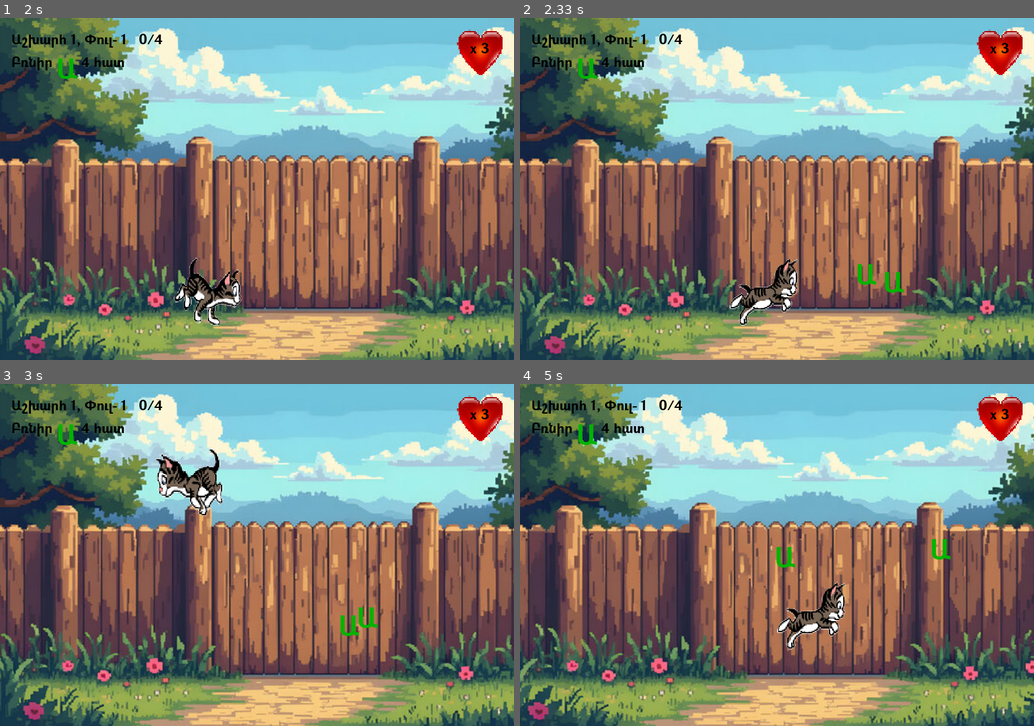
Above: before the commit, frames 1-4 (two rows, left to right).
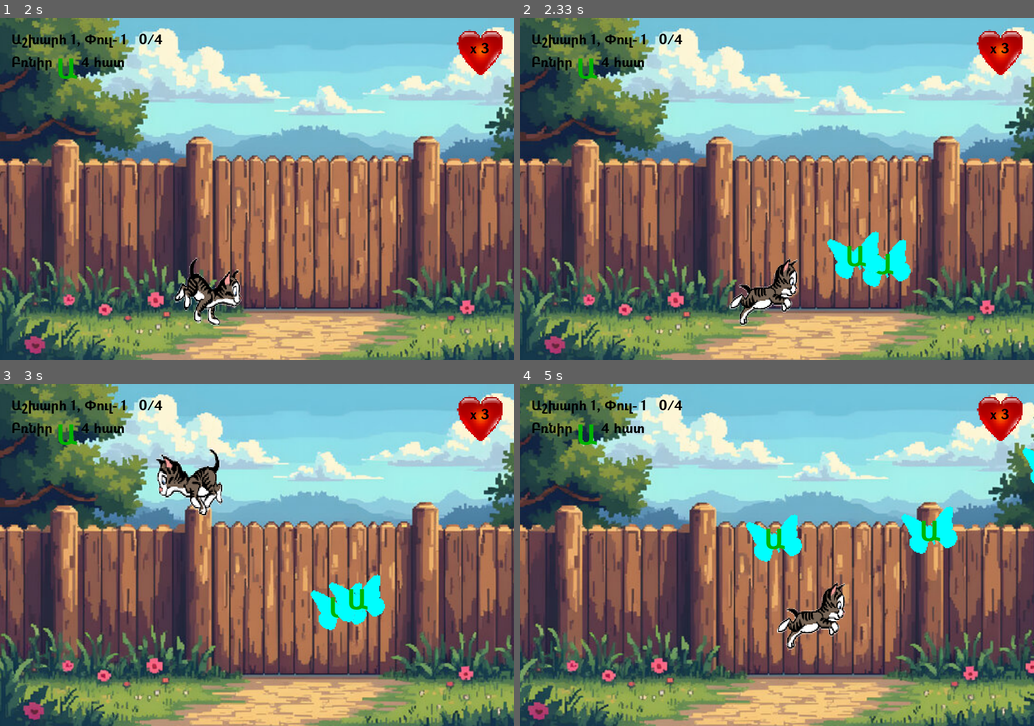
Above: after the commit, the same moments.

Repository: lilitstepanyan19/igra
Game: pygame game, started from igra_pygame/main.py
The game is run twice, just before and just after one commit, with the same random seed, the same clock (stepped at 60 frames per second) and the same inputs.
Inputs (mouse positions are in pixels of both pictures, inside the frame that each line leads up to):
- Up to frame 1 (2 s): hold Right 0.33-0.8 s; move the mouse to (236, 202) at 0.37 s; hold Left 0.83-1.3 s; move the mouse to (133, 192) at 0.87 s; click (97, 137) at 1.38 s; click (334, 69) at 1.72 s
- Up to frame 2 (2.33 s): click (838, 219) at 2.05 s
- Up to frame 3 (3 s): tap Space at 2.33 s; click "Բռնիր" at 2.72 s
- Up to frame 4 (5 s): tap Space at 3, 3.67, 4.07, 4.37, 4.63, 4.93 s; click (782, 589) at 3.38 s; hold Left 4-4.53 s; click (761, 496) at 4.08 s; hold Left 4.57-4.97 s; click (972, 684) at 4.65 s

Frame 1 is identical in both runs. In frame 2, 1.5% of the frame differs, in the area x 59-76%, y 62-81%; in frame 3, 1.5%; in frame 4, 1.9%, in the area x 44-100%, y 18-54%.

Commit message:
butterfly

Diff:
--- a/igra_pygame/letter.py
+++ b/igra_pygame/letter.py
@@ -6,12 +6,14 @@
 LETTER_MAX_SPEED = 2.0
 
 class Letter:
-    def __init__(self, char, x, y, vx, vy):
+
+    def __init__(self, char, x, y, vx, vy, bg_img=None):
         self.char = char  # символ буквы
         self.x = x
         self.y = y
         self.vx = vx
         self.vy = vy
+        self.bg_img = bg_img
 
     def update(self, world_width, world_height):
         # движение буквы
@@ -25,12 +27,18 @@
             self.vy *= -1
 
     def draw(self, screen, font_good, font_bad, camera_x, target):
+        if self.bg_img:
+            rect = self.bg_img.get_rect(center=(self.x - camera_x, self.y))
+            screen.blit(self.bg_img, rect)
+
         # выбираем цвет: зелёный для цели, красный для остальных
-        color_font = font_good if self.char == target else font_bad
-        text = color_font.render(
-            self.char, True, (0, 180, 0) if self.char == target else (180, 0, 0)
-        )
-        screen.blit(text, (self.x - camera_x, self.y))
+        font = font_good if self.char == target else font_bad
+        color = (0, 180, 0) if self.char == target else (180, 0, 0)
+
+        # рендерим букву
+        text_surf = font.render(self.char, True, color)
+        text_rect = text_surf.get_rect(center=(self.x - camera_x, self.y))
+        screen.blit(text_surf, text_rect)
 
     def check_collision(self, cat_rect):
         # прямоугольник буквы для столкновения
--- a/igra_pygame/worlds/world_1/world_1_1.py
+++ b/igra_pygame/worlds/world_1/world_1_1.py
@@ -28,6 +28,10 @@
         self.spawn_delay = 700  # пауза между появлениями
         self.last_spawn_time = self.start_time
 
+        # фон для букв (например бабочка)
+        self.letter_bg_img = pygame.image.load("images/world_1/letter_bg_left.png").convert_alpha()
+        self.letter_bg_img = pygame.transform.scale(self.letter_bg_img, (100, 100))
+
     def spawn(self, count):
         target_count = sum(1 for l in self.letters if l.char == self.target)
 
@@ -36,7 +40,7 @@
             y = random.randint(140, WORLD_HEIGHT - 60)
             vx = random.choice([-1, 1]) * LETTER_SPEED
             vy = random.choice([-1, 1]) * LETTER_SPEED
-            self.letters.append(Letter(self.target, x, y, vx, vy))
+            self.letters.append(Letter(self.target, x, y, vx, vy, self.letter_bg_img))
 
         while target_count < 2 and len(self.letters) < count:
             char = (
@@ -48,7 +52,7 @@
             y = random.randint(140, WORLD_HEIGHT - 60)
             vx = random.choice([-1, 1])
             vy = random.choice([-1, 1])
-            self.letters.append(Letter(char, x, y, vx, vy))
+            self.letters.append(Letter(char, x, y, vx, vy, self.letter_bg_img))
 
     def update(self):
         super().update()
Binary file added: igra_pygame/images/world_1/letter_bg_left.png
Binary file added: igra_pygame/images/world_1/letter_bg_right.png
